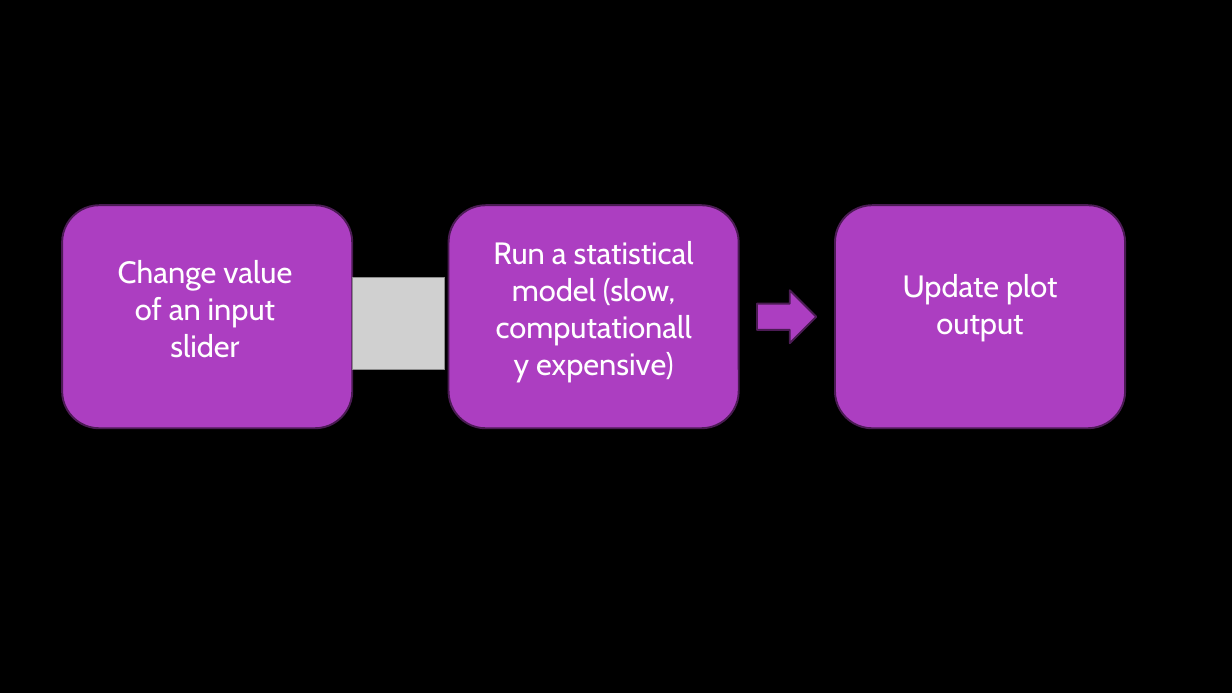
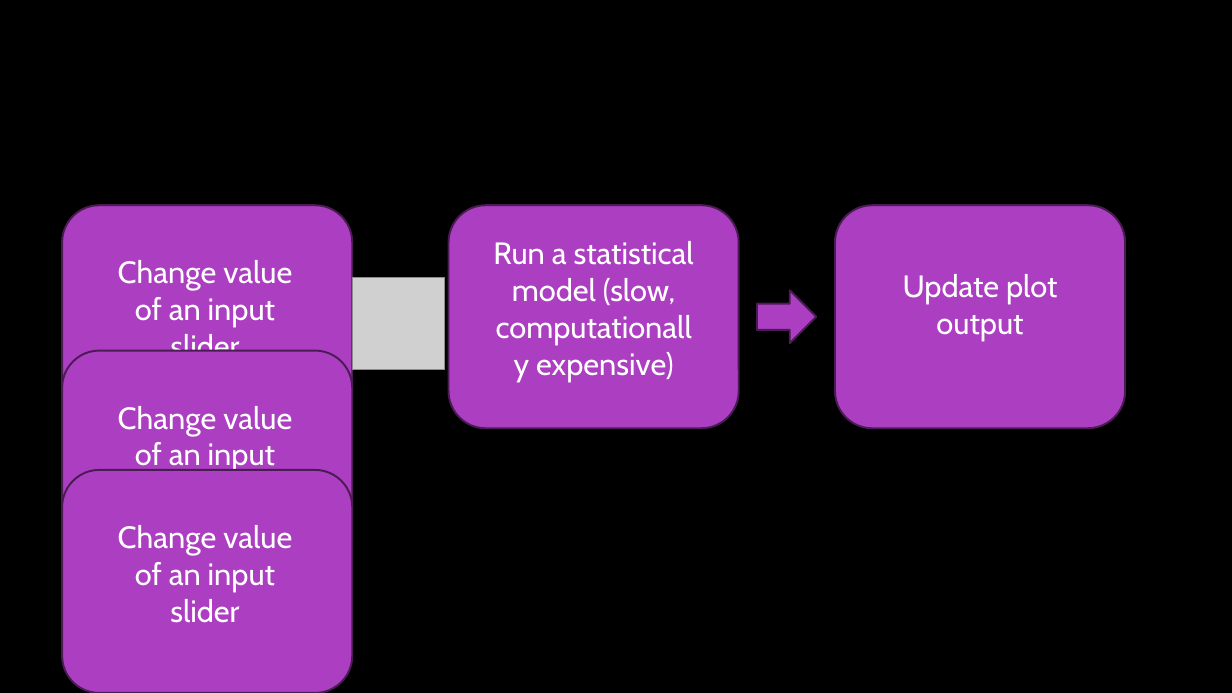
Before and after one commit to nabury/shiny-masterclass, a slide deck: slide 18 of Part 2/Slides part 2.pptx. Drawn at 1232x693 pixels with LibreOffice and Linux fonts; fonts in the diff are those of the drawing; grey boxes stand for pictures; background and template pictures are left out. Boxes give left, top, right and bottom in pixels: in the first picture for what was removed or moved away, otherwise in the second. Text is boxed around its words. In the diff, an @@ line names an element or a change of style, - is before the commit and + after.

```diff
--- a/Part 2/Slides part 2.pptx
+++ b/Part 2/Slides part 2.pptx
@@ rounded rectangle added at (x1=62, y1=350, x2=352, y2=573), fill #AC3EC1, outline #4B1B55 1.5 pt @@
@@ text added at (x1=118, y1=406, x2=292, y2=471), 24 pt, text #FFFFFF @@
+Change value of an input slider
@@ rounded rectangle added at (x1=62, y1=470, x2=352, y2=693), fill #AC3EC1, outline #4B1B55 1.5 pt @@
@@ text added at (x1=118, y1=525, x2=292, y2=623), 24 pt, text #FFFFFF @@
+Change value of an input slider
```
Also in this commit, not shown: 4 other slides changed, 2 slides added, 1 slide removed.
